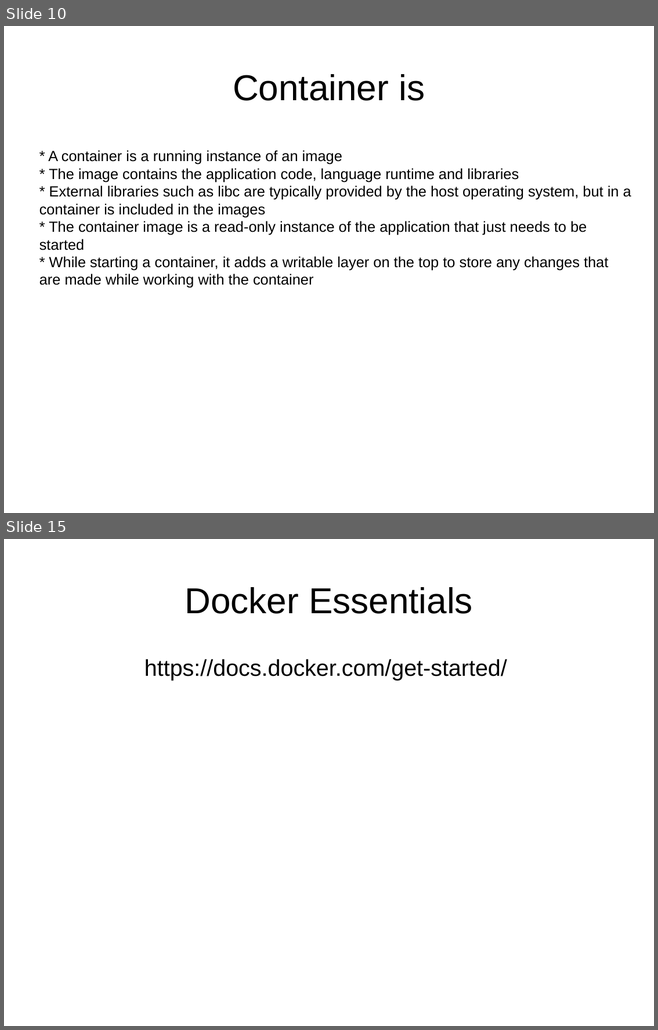
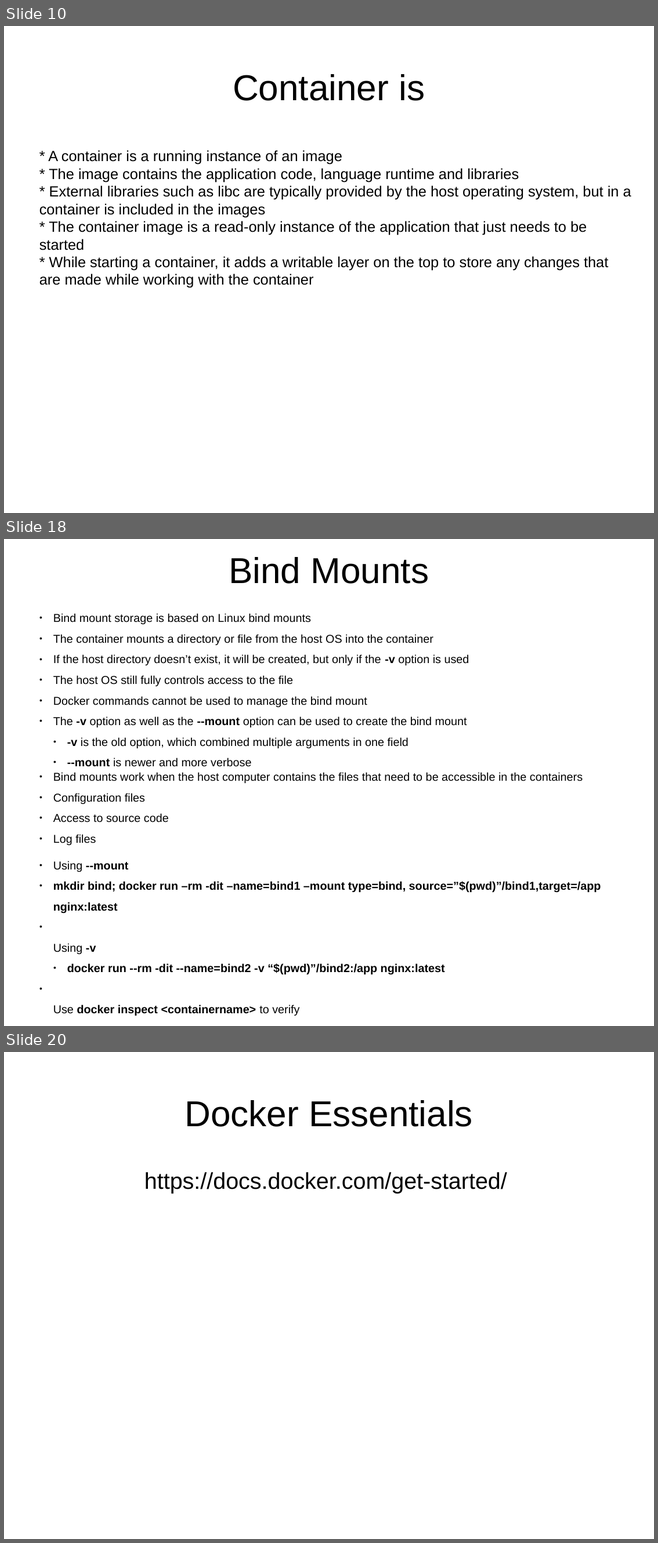
Before and after one commit to j-avdeev/DevOps, a slide deck: Lec presentations/DevOps - lec2 - RAID VM Docker.odp. Shown one above the other, each under a label of ours: slides 10 and 15 before the commit, slides 10, 18 and 20 after it; the slides between them are not shown. The pictures are 658x1030 and 658x1543 pixels, drawn with LibreOffice and Linux fonts; fonts in the diff are those of the drawing. Boxes give left, top, right and bottom in pixels: in the first picture for what was removed or moved away, otherwise in the second. Text is boxed around its words. In the diff, an @@ line names an element or a change of style, - is before the commit and + after.

Commit message:
upd Docker presentation

```diff
--- a/Lec presentations/DevOps - lec2 - RAID VM Docker.odp
+++ b/Lec presentations/DevOps - lec2 - RAID VM Docker.odp
@@ slide 18 added at [4, 539, 654, 1026], background #FFFFFF @@
@@ title added at [228, 557, 429, 584], 44 pt, text #000000 @@
+Bind Mounts
@@ text added at [53, 613, 469, 767], 14 pt, text #000000 @@
+● Bind mount storage is based on Linux bind mounts
+● The container mounts a directory or file from the host OS into the container
+● If the host directory doesn’t exist, it will be created, but only if the -v option is used
+● The host OS still fully controls access to the file
+● Docker commands cannot be used to manage the bind mount
+● The -v option as well as the --mount option can be used to create the bind mount
+  ● -v is the old option, which combined multiple arguments in one field
+  ● --mount is newer and more verbose
@@ text added at [53, 772, 582, 845], 14 pt, text #000000 @@
+● Bind mounts work when the host computer contains the files that need to be accessible in the containers
+● Configuration files
+● Access to source code
+● Log files
@@ text added at [53, 861, 601, 1016], 14 pt, text #000000, bold @@
+● Using --mount
+● mkdir bind; docker run –rm -dit –name=bind1 –mount type=bind, source=”$(pwd)”/bind1,target=/app nginx:latest
+● Using -v
+  ● docker run --rm -dit --name=bind2 -v “$(pwd)”/bind2:/app nginx:latest
+● Use docker inspect <containername> to verify
@@ what was slide 15 is now slide 20 @@
```
Also in this commit, not shown: 4 slides changed, 4 other slides added, 2 other files.
